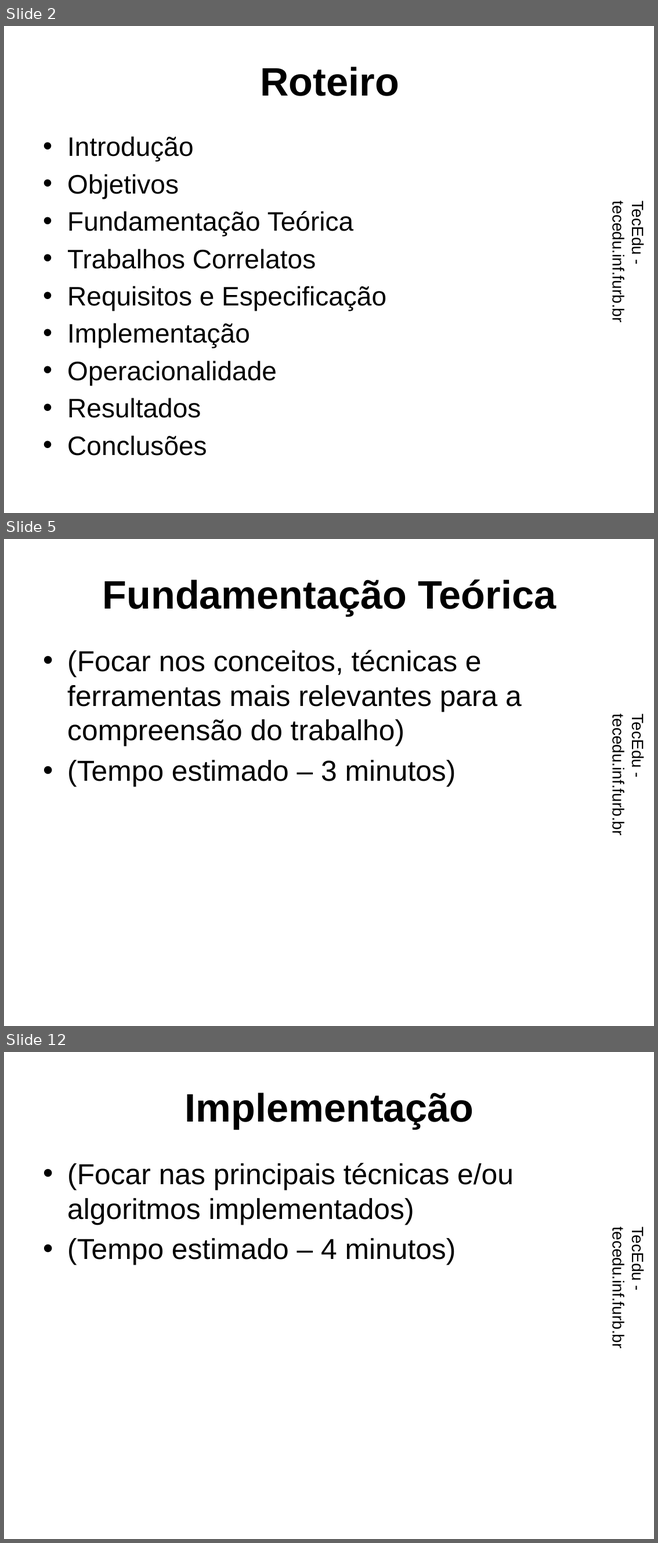
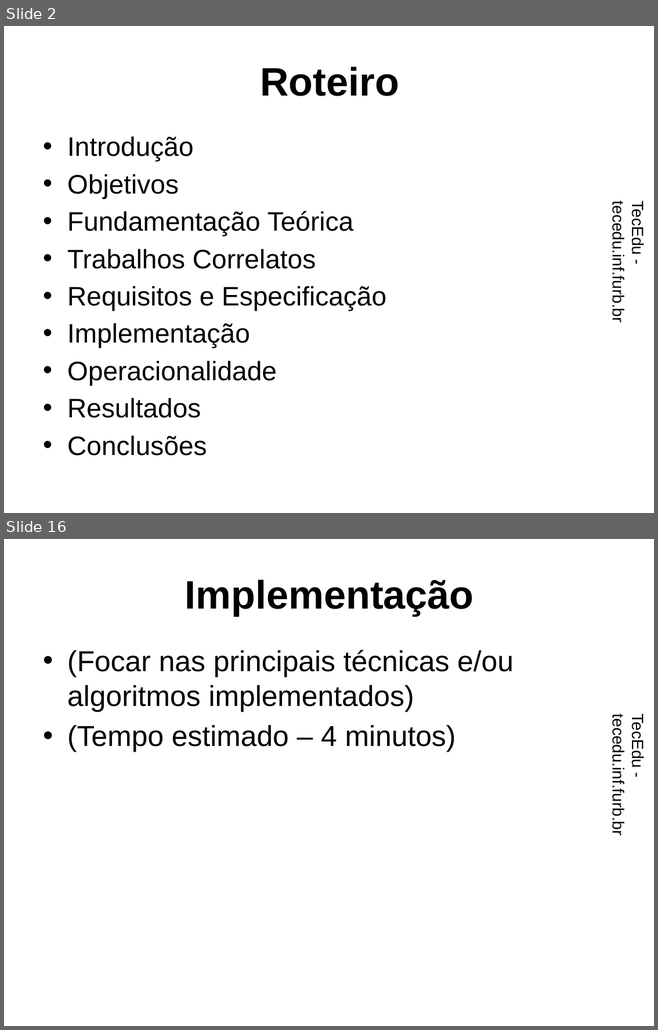
Before and after one commit to dalton-reis/tcc_RodrigoWernkePereira, a slide deck: Apresentação/EcosAR.pptx. Shown one above the other, each under a label of ours: slides 2, 5 and 12 before the commit, slides 2 and 16 after it; the slides between them are not shown. The pictures are 658x1543 and 658x1030 pixels, drawn with LibreOffice and Linux fonts; fonts in the diff are those of the drawing; background and template pictures are left out. Boxes give left, top, right and bottom in pixels: in the first picture for what was removed or moved away, otherwise in the second. Text is boxed around its words. In the diff, an @@ line names an element or a change of style, - is before the commit and + after.

```diff
--- a/Apresentação/EcosAR.pptx
+++ b/Apresentação/EcosAR.pptx
@@ slide 5 removed at [4,539,654,1026], background picture (left out); not listed: 1 template element that a slide beside it also shows @@
@@ title removed at [103,579,556,616] @@
-Fundamentação Teórica
@@ text removed at [67,650,521,787] @@
-• (Focar nos conceitos, técnicas e ferramentas mais relevantes para a compreensão do trabalho)
-• (Tempo estimado – 3 minutos)
@@ what was slide 12 is now slide 16 @@
```
Also in this commit, not shown: 1 slide changed, 21 slides added, 10 other slides removed.
